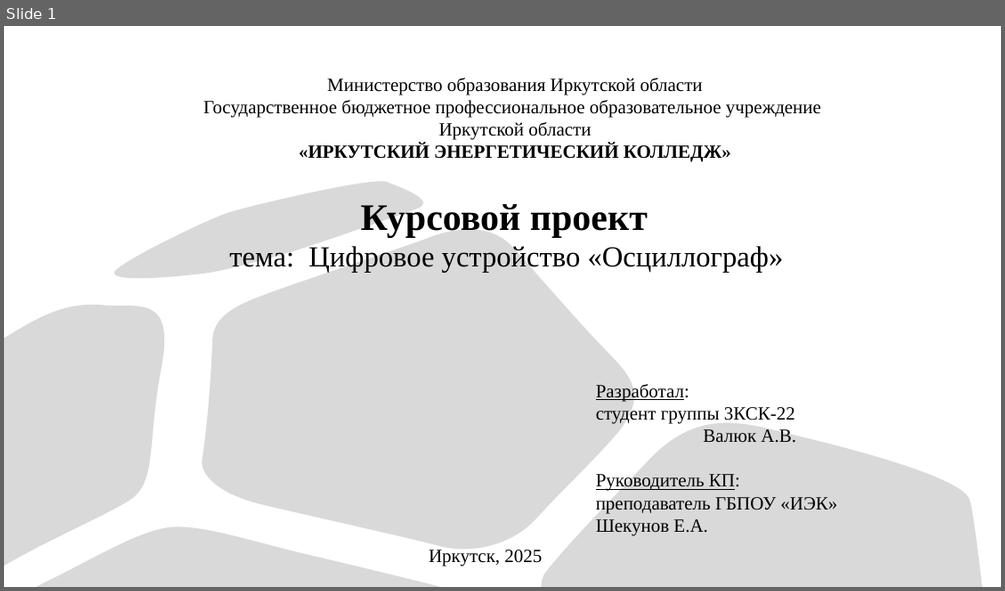
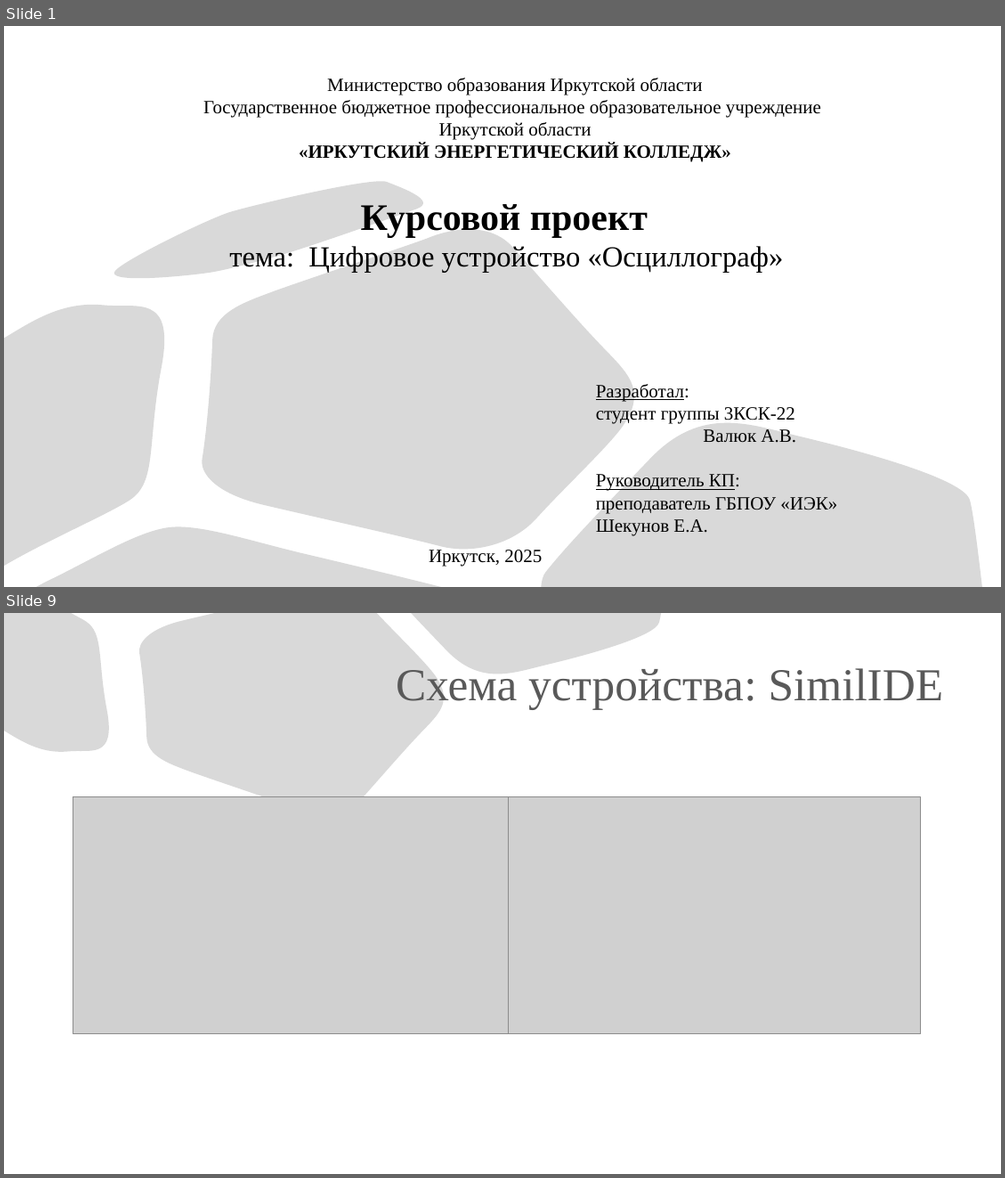
Before and after one commit to eterline/course-project-oscilloscope, a slide deck: save-to-usb/Презентация «Осциллограф».pptx. Shown one above the other, each under a label of ours: slide 1 before the commit, slides 1 and 9 after it; the slides between them are not shown. The pictures are 1005x591 and 1005x1178 pixels, drawn with LibreOffice and Linux fonts; fonts in the diff are those of the drawing; grey boxes stand for pictures. Boxes give left, top, right and bottom in pixels: in the first picture for what was removed or moved away, otherwise in the second. Text is boxed around its words. In the diff, an @@ line names an element or a change of style, - is before the commit and + after.

```diff
--- a/save-to-usb/Презентация «Осциллограф».pptx
+++ b/save-to-usb/Презентация «Осциллограф».pptx
@@ slide 9 added at (4, 613, 1001, 1174), background #FFFFFF @@
@@ freeform shape added at (4, 613, 116, 761), fill #D9D9D9, outline #000000 0.75 pt @@
@@ freeform shape added at (138, 613, 452, 826), fill #D9D9D9, outline #000000 0.75 pt @@
@@ freeform shape added at (411, 613, 661, 686), fill #D9D9D9, outline #000000 0.75 pt @@
@@ title added at (396, 668, 944, 710), 44 pt, text #595959 @@
+Схема устройства: SimilIDE
@@ picture added at (73, 797, 509, 1034) @@
@@ picture added at (509, 797, 921, 1034) @@
```
Also in this commit, not shown: 9 slides changed, 8 other slides added, 1 slide removed, 38 other files.
